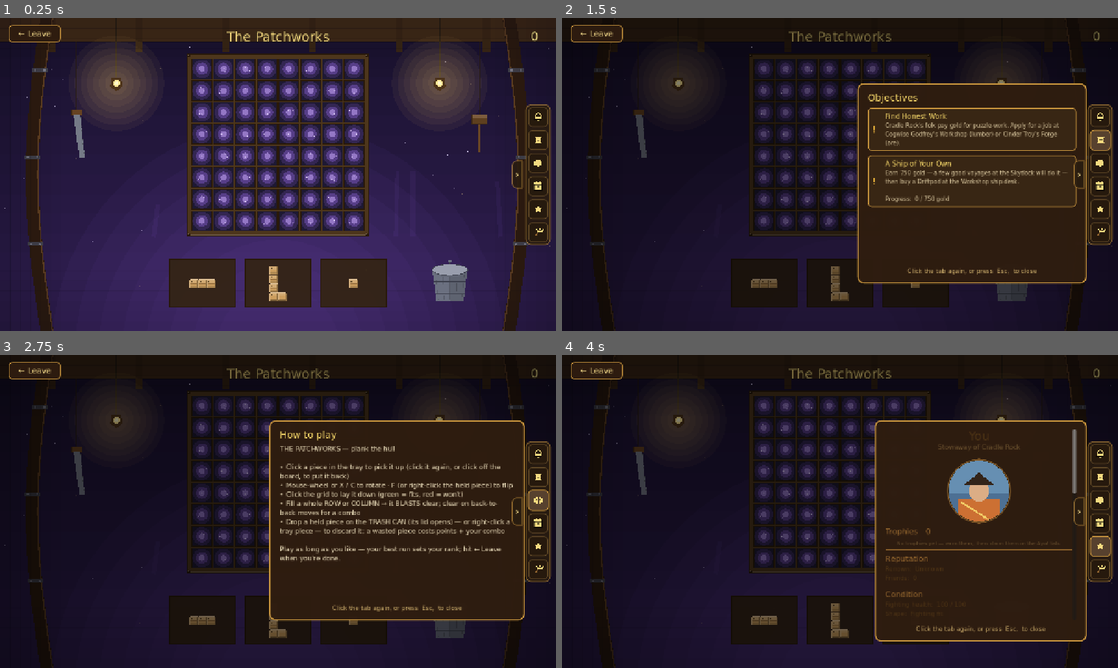
Above: before the commit, frames 1-4 (two rows, left to right).
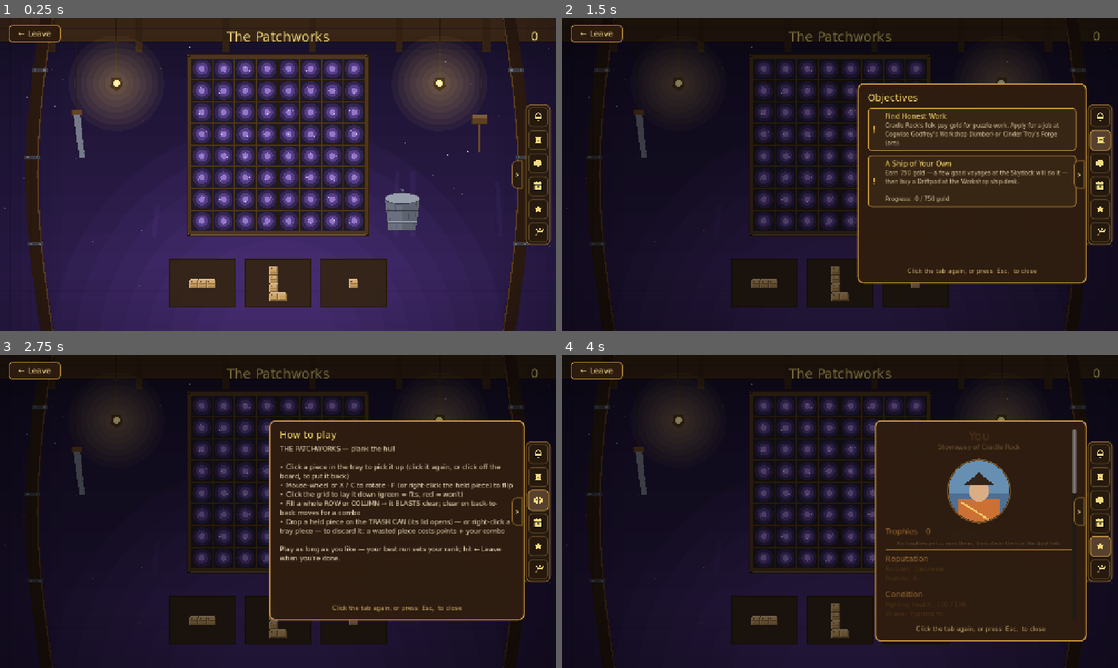
Above: after the commit, the same moments.

Repository: TairoyZone/shivaliva-shanty
Game: Godot game, scene res://puzzles/patchworks/patchworks_scene.tscn
The game is run twice, just before and just after one commit, with the same random seed, the same clock (stepped at 60 frames per second) and the same inputs. This scene is started directly instead of the project's main scene.
Inputs (mouse positions are in pixels of both pictures, inside the frame that each line leads up to):
- Up to frame 1 (0.25 s): no input
- Up to frame 2 (1.5 s): click "0" at 0.5 s; click (1101, 140) at 1.27 s
- Up to frame 3 (2.75 s): click (539, 498) at 2.02 s
- Up to frame 4 (4 s): click (1101, 524) at 2.77 s; click (1101, 545) at 3.52 s

The runs differ from the first frame. In frame 1, 1.3% of the frame differs, in the area x 69-85%, y 54-91%; in frame 2, 0.3%; in frame 3, 0.3%; in frame 4, less than 0.1%.

Commit message:
polish(patchworks): move the trash can beside the board (Troy's red-arrow note)
The Toss trash-can drop-target sat down in the bottom button row; moved it up to
just RIGHT of the hull board, beside its lower-right corner, so it reads as part
of the board. Screenshot-verified — clear of the tray + the rotate/flip/swap/Toss
controls.

Co-Authored-By: Claude Opus 4.8 (1M context) <noreply@anthropic.com>

Diff:
--- a/puzzles/patchworks/patchworks_scene.gd
+++ b/puzzles/patchworks/patchworks_scene.gd
@@ -256,7 +256,9 @@
 
 func _trash_rect() -> Rect2:
 
-	return Rect2(982.0, 552.0, 108.0, 104.0)
+	# Tucked just RIGHT of the hull board (its frame ends at x≈849 / bottom≈501), beside the lower-right corner —
+	# off the bottom button row, so the can reads as part of the board (Troy 2026-06-17, the red-arrow note).
+	return Rect2(872.0, 388.0, 108.0, 104.0)
 
 
 # The TOSS trash-can drop-target: lid CLOSED normally, lid OPEN (lifted off, a green
